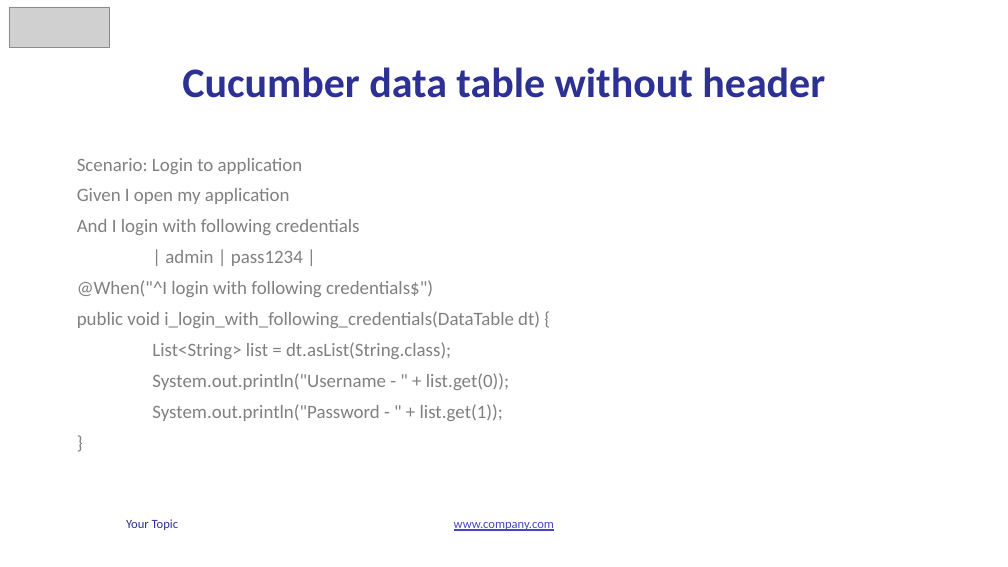
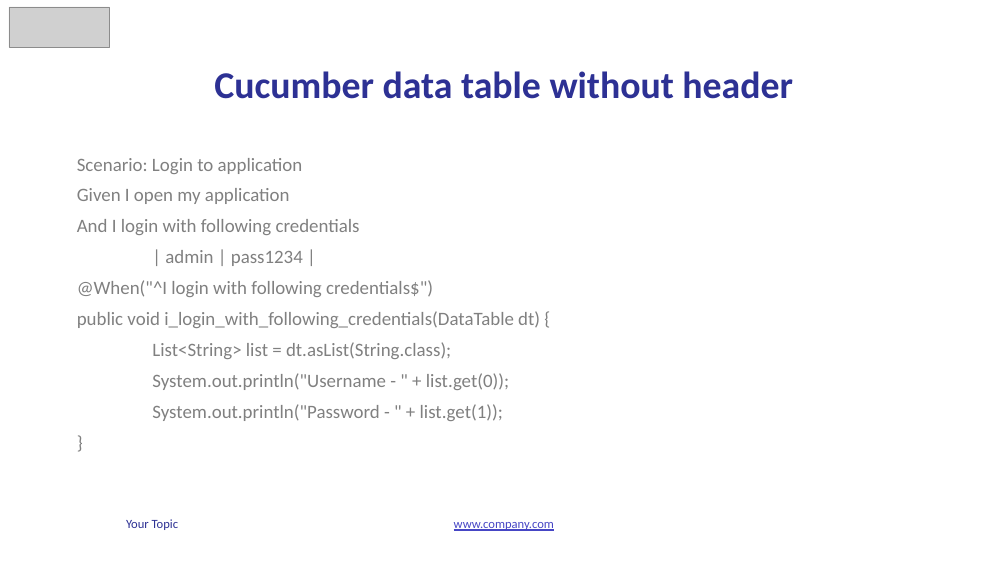
Before and after one commit to vunguyen2588/Cucumber, a slide deck: slide 21 of b4uconference_cucumber_slide.pptx. Drawn at 1008x567 pixels with LibreOffice and Linux fonts; fonts in the diff are those of the drawing; grey boxes stand for pictures. Boxes give left, top, right and bottom in pixels: in the first picture for what was removed or moved away, otherwise in the second. Text is boxed around its words. In the diff, an @@ line names an element or a change of style, - is before the commit and + after.

Commit message:
Cucumber

```diff
--- a/b4uconference_cucumber_slide.pptx
+++ b/b4uconference_cucumber_slide.pptx
@@ title "Cucumber data table without header" at [214, 71, 793, 99]: size 40 to 36 pt @@
```
Also in this commit, not shown: 3 other slides changed, 1 slide added.
